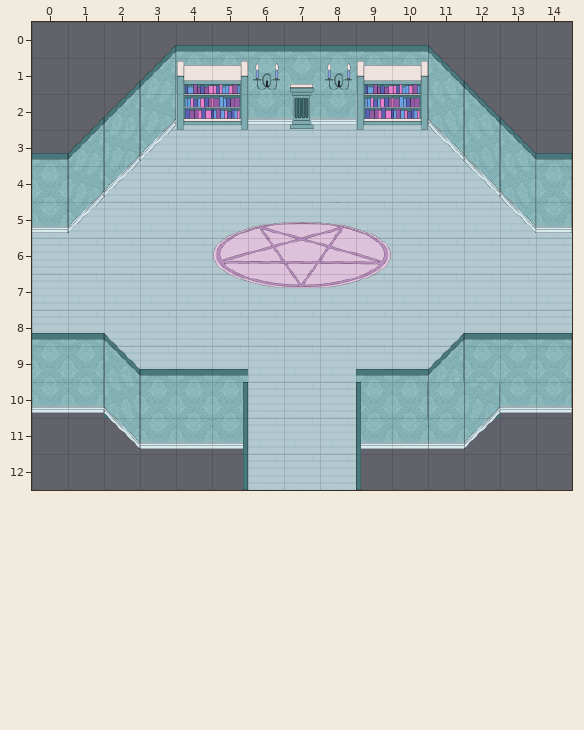
Two versions of a level (Tiled map (JSON), assets/tiles/proc_full_1.tmj). Above: the version before the commit.
Cells are 40x40 px. Shown: x 0..14, y 0..12.
Now the later version:
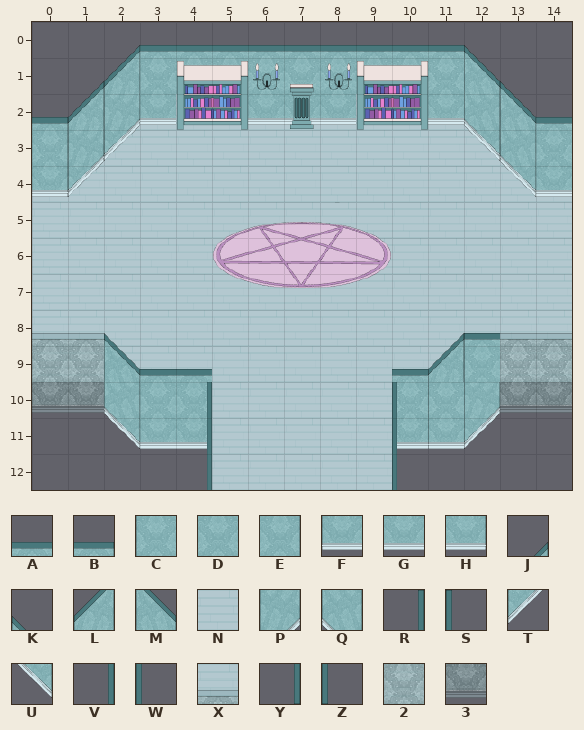
Key: from "tileset_V3": A 10, B 11, C 22, D 23, E 24, F 35, G 36, H 37, J 49, K 50, L 62, M 63, N 66, P 75, Q 76, R 86, S 87, T 88, U 89, V 99, W 100, X 102, Y 112, Z 113, 2 115, 3 128.
_ is an empty cell.
See-through tiles are keyed as they look on the map.
Difference:
Layer "art/floor":
There is now tile N in row 4 at x 14; in row 9 at x 0; in row 10 at x 5 and 9.
There is now tile N in row 2 at x 2 and 12; in row 3 at x 1 and 13; in rows 11 to 12 at x 5 and 9.
Layer "art/wall":
The edit turns tile D into tile 2 in row 9 at x 0 and 13.
The edit turns tile E into tile 2 in row 9 at x 1 and 14.
The edit turns tile G into tile 3 in row 10 at x 0 and 13.
The edit turns tile H into tile 3 in row 10 at x 1 and 14.
The edit turns tile J into tile A in row 0 at x 3.
The edit turns tile K into tile A in row 0 at x 11.
There is now tile A in row 2 at x 14.
There is now tile B in row 2 at x 0.
The edit turns tile B into tile D in row 3 at x 14.
The edit turns tile C into tile D in row 10 at x 3.
The edit turns tile E into tile D in row 10 at x 10.
The edit turns tile L into tile D in row 1 at x 3.
The edit turns tile M into tile D in row 1 at x 11.
The edit turns tile B into tile E in row 3 at x 0.
The edit turns tile E into tile G in row 4 at x 14.
The edit turns tile F into tile G in row 11 at x 3.
The edit turns tile P into tile G in row 2 at x 3.
The edit turns tile Q into tile G in row 2 at x 11.
The edit turns tile E into tile H in row 4 at x 0.
There is now tile J in row 0 at x 2; in row 1 at x 1.
There is now tile K in row 0 at x 12; in row 1 at x 13.
The edit turns tile J into tile L in row 1 at x 2; in row 2 at x 1.
The edit turns tile K into tile M in row 1 at x 12; in row 2 at x 13.
The edit turns tile L into tile P in row 2 at x 2; in row 3 at x 1.
The edit turns tile M into tile Q in row 2 at x 12; in row 3 at x 13.
The edit turns tile P into tile T in row 3 at x 2; in row 4 at x 1.
The edit turns tile Q into tile U in row 3 at x 12; in row 4 at x 13.
There is now tile V in row 12 at x 4.
There is now tile W in row 12 at x 10.
The edit turns tile A into tile X in row 8 at x 0 and 13.
The edit turns tile B into tile X in row 8 at x 1 and 14.
Tile A is gone in row 9 at x 5 and 9.
Tile D is gone in row 10 at x 5 and 9.
Tile G is gone in row 11 at x 5 and 9.
Tile H is gone in row 5 at x 0 and 14.
Tile T is gone in row 3 at x 3; in row 4 at x 2; in row 5 at x 1.
Tile U is gone in row 3 at x 11; in row 4 at x 12; in row 5 at x 13.
Layer "art/vis_fix_don't_worry":
There is now tile V in rows 10 to 11 at x 4.
There is now tile W in rows 10 to 11 at x 10.
Tile R is gone in row 10 at x 5.
Tile S is gone in row 10 at x 9.
Tile V is gone in row 11 at x 5.
Tile W is gone in row 11 at x 9.
Tile Y is gone in row 12 at x 5.
Tile Z is gone in row 12 at x 9.
